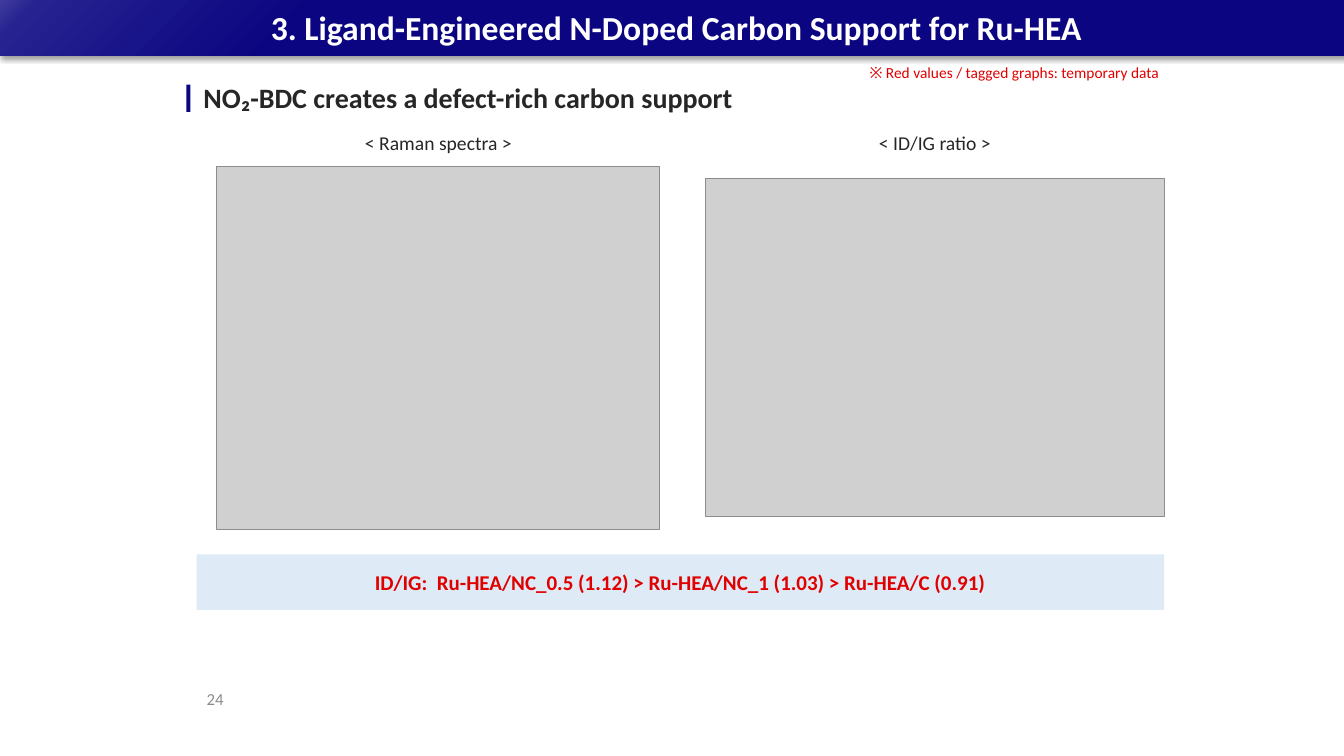
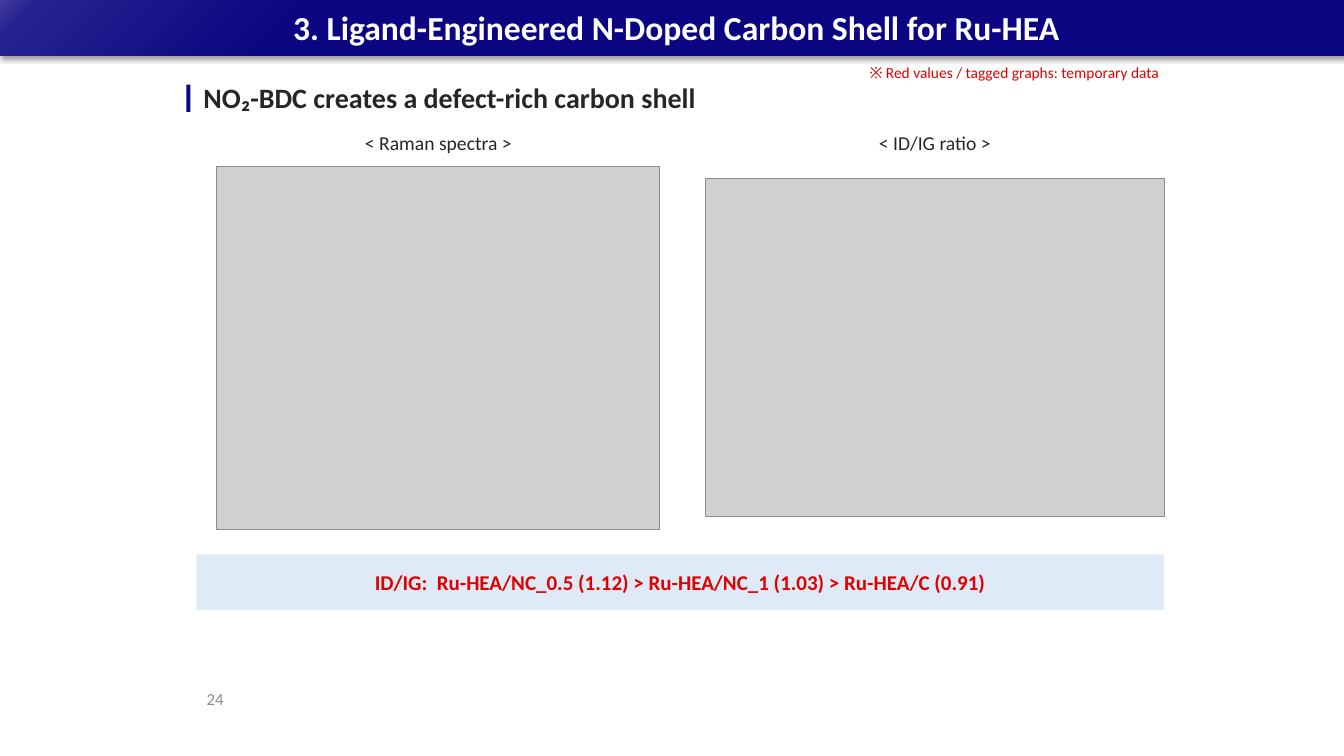
Before and after one commit to limsj0204/letter, a slide deck: slide 24 of 학위논문_디펜스_발표자료.pptx. Drawn at 1344x756 pixels with LibreOffice and Linux fonts; fonts in the diff are those of the drawing; grey boxes stand for pictures. Boxes give left, top, right and bottom in pixels: in the first picture for what was removed or moved away, otherwise in the second. Text is boxed around its words. In the diff, an @@ line names an element or a change of style, - is before the commit and + after.

```diff
--- a/학위논문_디펜스_발표자료.pptx
+++ b/학위논문_디펜스_발표자료.pptx
@@ title at bbox=[293, 16, 1060, 46]: text changed @@
-3. Ligand-Engineered N-Doped Carbon Support for Ru-HEA
+3. Ligand-Engineered N-Doped Carbon Shell for Ru-HEA
@@ text at bbox=[203, 88, 695, 111]: text changed @@
-NO₂-BDC creates a defect-rich carbon support
+NO₂-BDC creates a defect-rich carbon shell
```
Also in this commit, not shown: 14 other slides changed, 1 other file.
